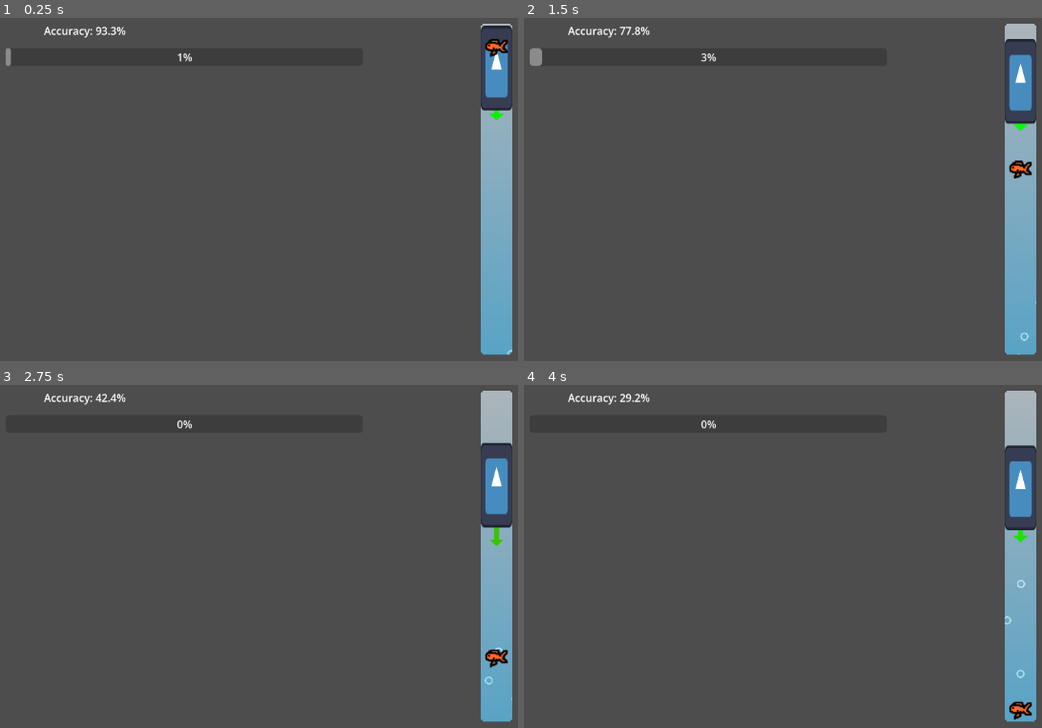
Above: before the commit, frames 1-4 (two rows, left to right).
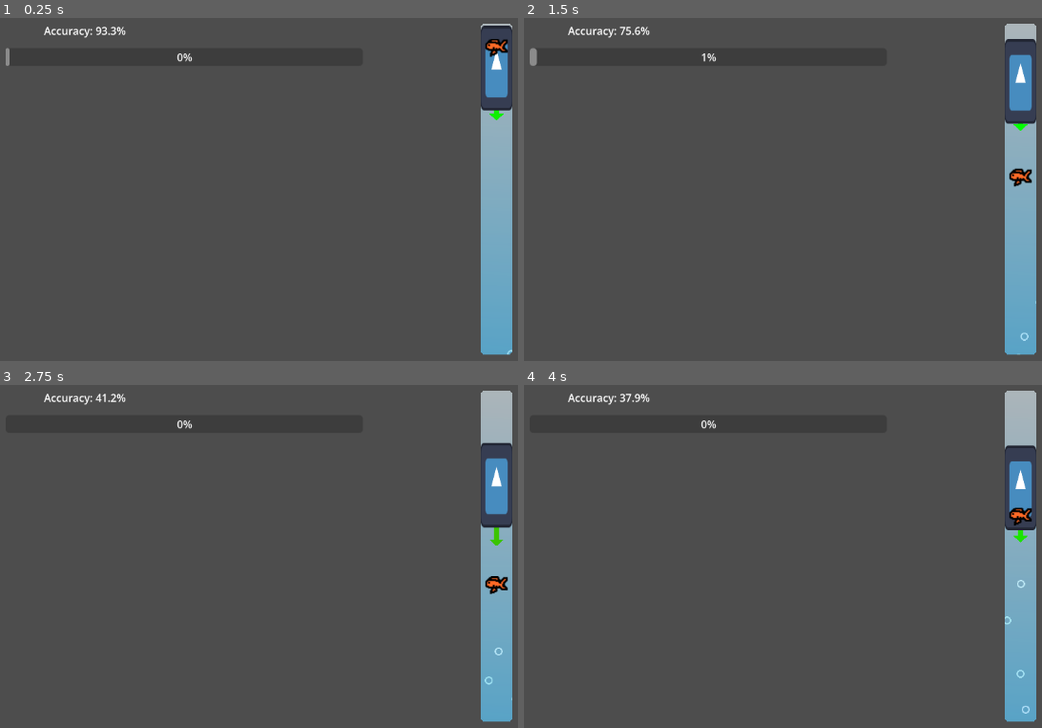
Above: after the commit, the same moments.

Repository: apia46/fish-game
Game: Godot game, scene res://game.tscn
Two runs of this game, one before a commit and one after it. Both use one fixed random seed, a clock stepped at 60 frames per second and the inputs below. The engine's default icon, where the game draws it, is replaced by a stand-in: a white triangle on a blue panel in a dark square.
Inputs (mouse positions are in pixels of both pictures, inside the frame that each line leads up to):
- Up to frame 1 (0.25 s): no input
- Up to frame 2 (1.5 s): tap Enter at 0.5 s; move the mouse to (1026, 162) at 0.52 s; click (1026, 162) at 0.67 s; tap Space at 0.77 s; move the mouse to (705, 203) at 1.27 s; click (705, 203) at 1.42 s
- Up to frame 3 (2.75 s): tap Space at 1.52 s; move the mouse to (409, 453) at 2.02 s; click (409, 453) at 2.17 s
- Up to frame 4 (4 s): move the mouse to (819, 635) at 2.77 s; click (819, 635) at 2.92 s; tap Space at 3.02, 3.77 s; move the mouse to (outside the picture) at 3.52 s; click (outside the picture) at 3.67 s

The runs differ from the first frame. In frame 1, 0.1% of the frame differs, in the area x 1-98%, y 6-14%; in frame 2, 0.4%; in frame 3, 0.4%; in frame 4, 0.4%, in the area x 18-99%, y 2-98%.

Commit message:
more functional

Diff:
--- a/fish.gd
+++ /dev/null
@@ -1,64 +0,0 @@
-extends Sprite2D
-class_name Fish
-
-@onready var game:Game = $"/root/game"
-@onready var bar:Bar = get_parent()
-@onready var collision:Area2D = %collision
-
-enum STATE {TARGET}
-
-const HALF_HEIGHT:float = 16
-
-var time:float = 0
-var progress:float = 0
-var time_unhooked:float = 0
-var velocity:Vector2 = Vector2.ZERO
-
-var state:STATE = STATE.TARGET
-
-var target:Vector2 = Vector2.ZERO # target position
-var next_target_timer:float = 0
-
-var dash_attack_timer:float = 0
-var dash_direction:int = 0
-
-func _process(delta: float) -> void:
-	time += delta
-
-	match state:
-		STATE.TARGET:
-			next_target_timer -= delta
-			if next_target_timer <= 0: new_target()
-			velocity += ((target-position) - velocity) * delta
-
-	position += velocity * delta
-	position.y = max(min(position.y, bar.size.y-HALF_HEIGHT), HALF_HEIGHT)
-
-	if bar.player.collision in %collision.get_overlapping_areas():
-		progress = min(progress + delta / 30, 1)
-	else:
-		progress = max(progress - delta / 30, 0)
-		time_unhooked += delta
-	progress = max(min(progress, 1), 0)
-	game.progress_bar.value = progress
-	game.accuracy_label.text = "Accuracy: %.1f%%" % ((1 - time_unhooked/time) * 100)
-
-func _physics_process(delta:float) -> void:
-	if dash_attack_timer:
-		dash_attack_timer -= delta
-		if dash_attack_timer <= 0:
-			dash_attack_timer = 0
-			velocity.y = dash_direction * 100
-			if state == STATE.TARGET: new_target()
-	elif randf() < 0.01 and velocity.length_squared() > 2000 and velocity.length_squared() < 10000:
-		var tween:Tween = get_tree().create_tween()
-		tween.tween_property(self, ^"rotation", randf_range(0.4, 1), 0.2).set_ease(Tween.EASE_IN)
-		tween.tween_property(self, ^"rotation", 0, 0.2).set_ease(Tween.EASE_OUT)
-		dash_attack_timer = 0.4
-		dash_direction = -sign(velocity.y)
-
-func new_target() -> void:
-	target.x = bar.size.x/2
-	while target.distance_squared_to(position) < 10000:
-		target.y = randf_range(HALF_HEIGHT,bar.size.y-HALF_HEIGHT)
-	next_target_timer = randf_range(1.5, 2)
--- a/fish.tscn
+++ b/fish.tscn
@@ -1,14 +1,14 @@
 [gd_scene format=3 uid="uid://bpwkp57jo8tkd"]
 
 [ext_resource type="Texture2D" uid="uid://dvbhweut0kl3f" path="res://assets/pond fish.png" id="1_hgn23"]
-[ext_resource type="Script" uid="uid://bvhulfii0l3g" path="res://fish.gd" id="2_6ik3a"]
+[ext_resource type="Script" uid="uid://ctco8dknd4bpv" path="res://scripts/TutorialFish.gd" id="2_hgn23"]
 
 [sub_resource type="RectangleShape2D" id="RectangleShape2D_hgn23"]
 size = Vector2(30, 22)
 
 [node name="fish" type="Sprite2D" unique_id=1680285713]
 texture = ExtResource("1_hgn23")
-script = ExtResource("2_6ik3a")
+script = ExtResource("2_hgn23")
 
 [node name="collision" type="Area2D" parent="." unique_id=2061714359]
 unique_name_in_owner = true
--- /dev/null
+++ b/scripts/Fish.gd
@@ -0,0 +1,60 @@
+@abstract
+extends Sprite2D
+class_name Fish
+
+@onready var game:Game = $"/root/game"
+@onready var bar:Bar = get_parent()
+@onready var collision:Area2D = %collision
+
+var timers_id_iter:int = 0
+
+const STATE_NONE:int = 0
+const STATE_NONPROGRESS:int = 1
+var states:Dictionary[int, int]
+var timers:Dictionary[int, Timer]
+
+var velocity:Vector2 = Vector2.ZERO
+
+var time:float = 0
+var time_unhooked:float = 0
+var time_hooked:float = 0
+
+func _process(delta: float) -> void:
+	position += velocity * delta
+	if !has_state(STATE_NONPROGRESS):
+		time += delta
+		if bar.player.collision in %collision.get_overlapping_areas():
+			time_hooked += delta
+		else:
+			time_unhooked += delta
+	game.progress_bar.value = (time_hooked - time_unhooked) / 60
+	game.accuracy_label.text = "Accuracy: %.1f%%" % ((1 - time_unhooked/time) * 100)
+
+func create_timer(state:int, duration:float, reciever:Callable, type=Timer) -> Timer:
+	var timer:Timer = type.new()
+	var id:int = timers_id_iter
+	timer.timeout.connect(func() -> void:
+		states.erase(id)
+		timers.erase(id)
+		reciever.call()
+	)
+	add_child(timer)
+	timer.start(duration)
+	states[id] = state
+	timers[id] = timer
+	timers_id_iter += 1
+	return timer
+
+func create_oneshot_timer(state:int, duration:float, reciever:Callable, type=Timer) -> Timer:
+	var timer:Timer = create_timer(state, duration, reciever, type)
+	timer.one_shot = true
+	return timer
+
+func has_state(state:int) -> bool: return state in states.values()
+
+func cancel_timers(state:int) -> void:
+	for id in states.keys():
+		if states[id] == state:
+			timers[id].queue_free()
+			timers.erase(id)
+			states.erase(id)
--- /dev/null
+++ b/scripts/ProcessTimer.gd
@@ -0,0 +1,7 @@
+class_name ProcessTimer
+extends Timer
+
+var process_function:Callable
+
+func _process(delta:float) -> void:
+	process_function.call(delta)
--- /dev/null
+++ b/scripts/TutorialFish.gd
@@ -0,0 +1,32 @@
+class_name TutorialFish
+extends Fish
+
+const STATE_TARGET:int = 2
+const STATE_DASH:int = 3
+
+const HALF_HEIGHT:float = 16
+
+func _ready() -> void:
+	new_target()
+	create_timer(STATE_NONE, 0.5, func() -> void:
+		if randf() < 0.2 and velocity.length_squared() > 2000 and velocity.length_squared() < 10000:
+			new_dash()
+	)
+
+func new_target() -> void:
+	var target:ProcessTimer = create_oneshot_timer(STATE_TARGET, randf_range(1.5, 2), new_target, ProcessTimer)
+	var target_position:Vector2 = Vector2(bar.size.x/2, 0)
+	while target_position.distance_squared_to(position) < 10000:
+		target_position.y = randf_range(HALF_HEIGHT,bar.size.y-HALF_HEIGHT)
+	target.process_function = func(delta:float) -> void:
+		velocity += ((target_position-position) - velocity) * delta
+
+func new_dash() -> void:
+	cancel_timers(STATE_TARGET)
+	var tween:Tween = get_tree().create_tween()
+	tween.tween_property(self, ^"rotation", randf_range(0.4, 1), 0.2).set_ease(Tween.EASE_IN)
+	tween.tween_property(self, ^"rotation", 0, 0.2).set_ease(Tween.EASE_OUT)
+	velocity = sign(velocity) * -100
+	var dash:ProcessTimer = create_timer(STATE_DASH, 0.5, new_target, ProcessTimer)
+	dash.process_function = func(delta:float) -> void:
+		velocity -= sign(velocity) * delta * 100
Not shown, removed: fish.gd.uid
Not shown, added: scripts/Fish.gd.uid
Not shown, added: scripts/ProcessTimer.gd.uid
Not shown, added: scripts/TutorialFish.gd.uid
